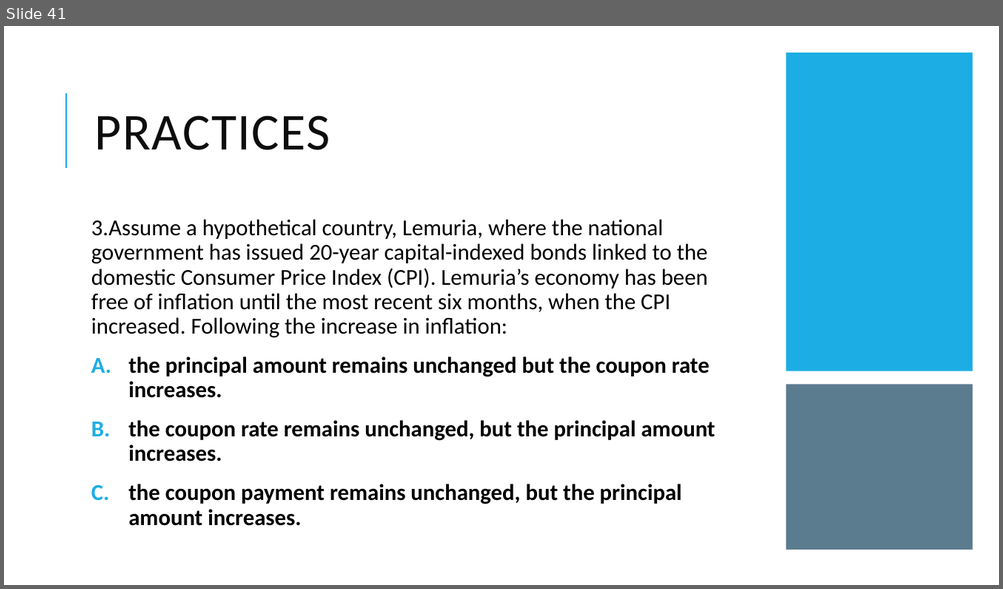
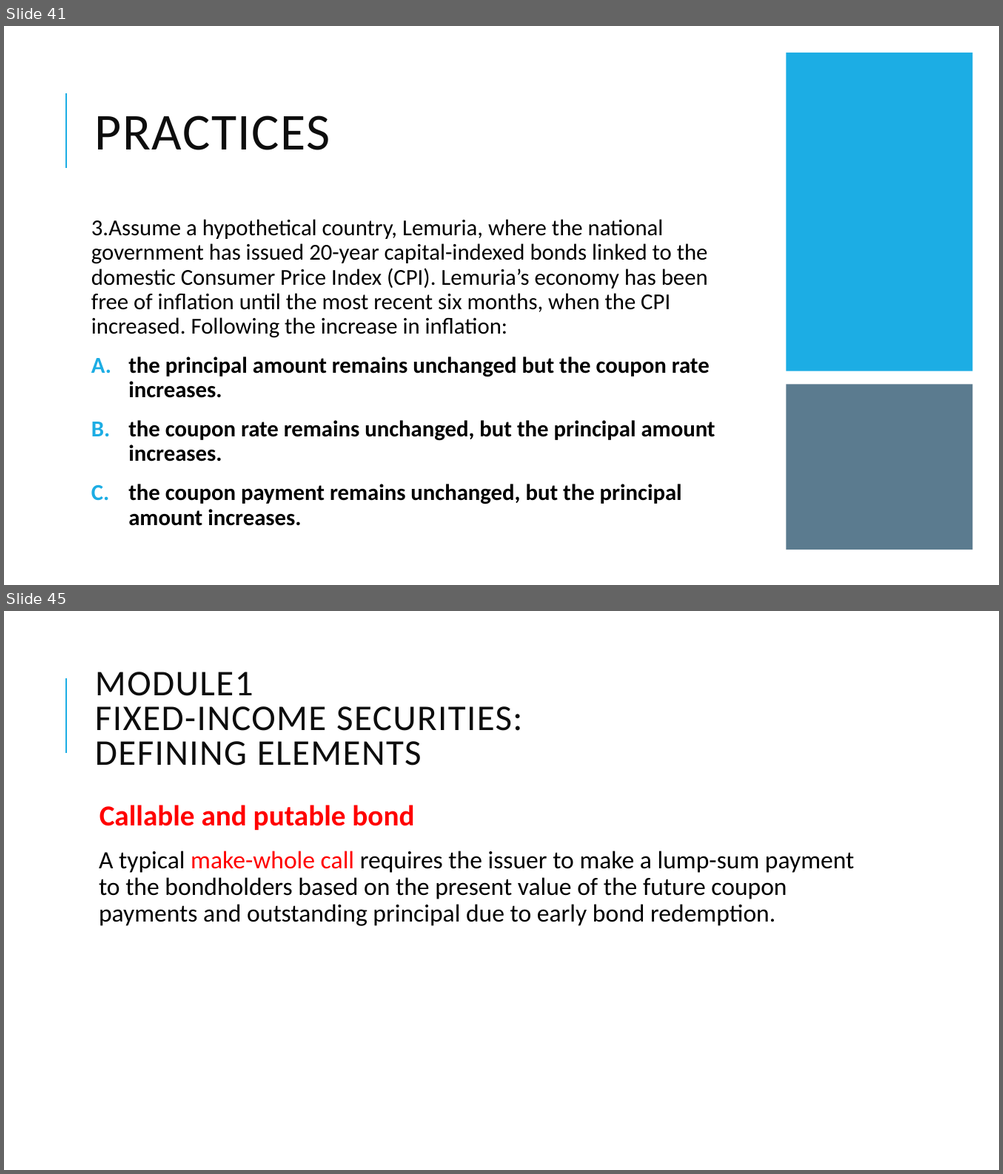
Before and after one commit to Isco0530/data, a slide deck: Fixed Income.pptx. Shown one above the other, each under a label of ours: slide 41 before the commit, slides 41 and 45 after it; the slides between them are not shown. The pictures are 1003x589 and 1003x1174 pixels, drawn with LibreOffice and Linux fonts; fonts in the diff are those of the drawing. Boxes give left, top, right and bottom in pixels: in the first picture for what was removed or moved away, otherwise in the second. Text is boxed around its words. In the diff, an @@ line names an element or a change of style, - is before the commit and + after.

```diff
--- a/Fixed Income.pptx
+++ b/Fixed Income.pptx
@@ slide 45 added at [4,611,999,1170], background #FFFFFF; not listed: 1 template element that a slide beside it also shows @@
@@ title added at [95,672,522,766], 35 pt, text #0D0D0D @@
+MODULE1
+FIXED-INCOME SECURITIES:
+DEFINING ELEMENTS
@@ text added at [99,805,854,926], 24 pt, text #000000 @@
+  Callable and putable bond
+  A typical make-whole call requires the issuer to make a lump-sum payment to the bondholders based on the present value of the future coupon payments and outstanding principal due to early bond redemption.
```
Also in this commit, not shown: 6 other slides added.
